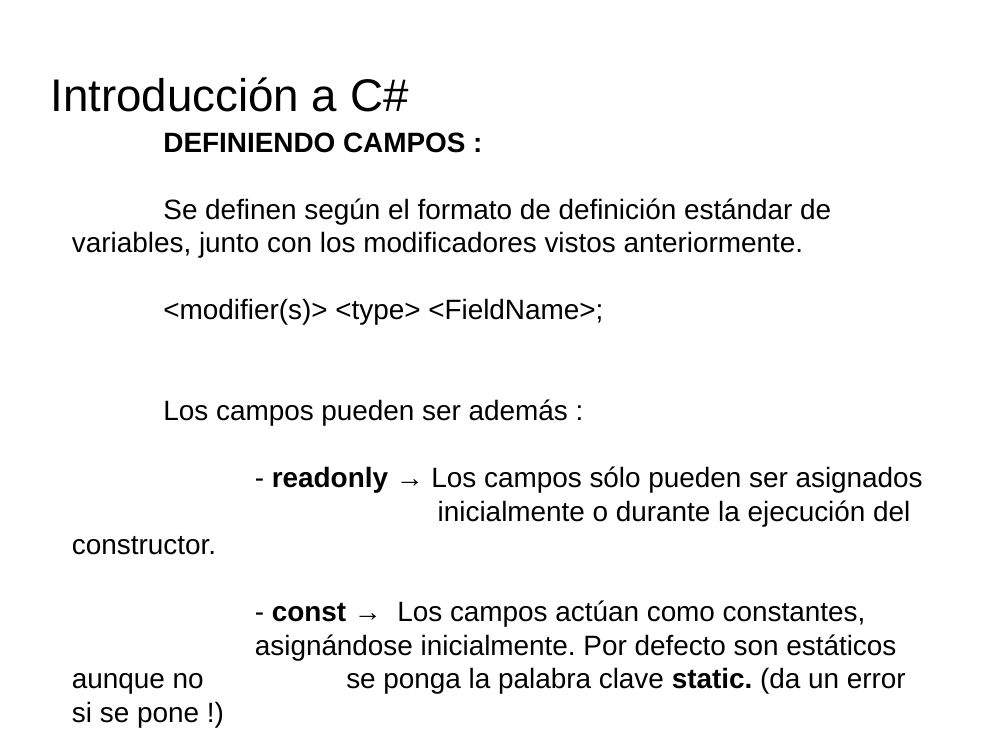
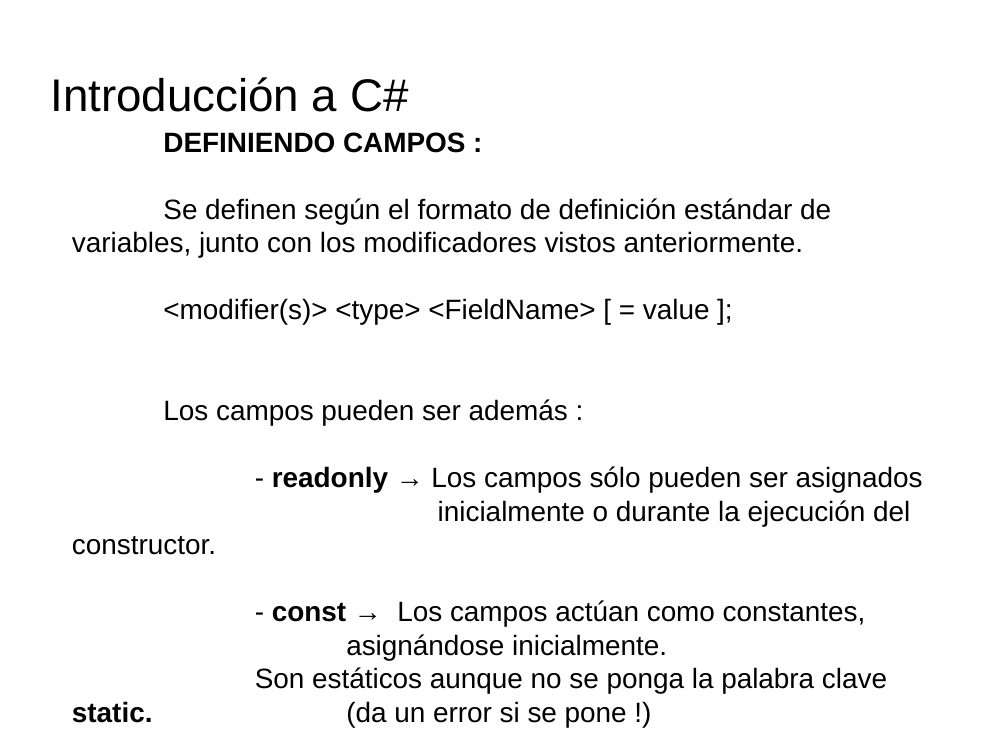
Before and after one commit to videojuegos-abastos/PMV, a slide deck: slide 3 of te/Tema 4 (Chema)/t4.3.- Definiendo miembros de una clase.odp. Drawn at 1008x756 pixels with LibreOffice and Linux fonts; fonts in the diff are those of the drawing; background and template pictures are left out. Boxes give left, top, right and bottom in pixels: in the first picture for what was removed or moved away, otherwise in the second. Text is boxed around its words. In the diff, an @@ line names an element or a change of style, - is before the commit and + after.

```diff
--- a/te/Tema 4 (Chema)/t4.3.- Definiendo miembros de una clase.odp
+++ b/te/Tema 4 (Chema)/t4.3.- Definiendo miembros de una clase.odp
@@ title at (x1=72, y1=132, x2=923, y2=727): text changed @@
-DEFINIENDO CAMPOS :
-Se definen según el formato de definición estándar de variables, junto con los modificadores vistos anteriormente.
-<modifier(s)> <type> <FieldName>;
-Los campos pueden ser además :
-- readonly → Los campos sólo pueden ser asignados inicialmente o durante la ejecución del constructor.
-- const → Los campos actúan como constantes, asignándose inicialmente. Por defecto son estáticos aunque no se ponga la palabra clave static. (da un error si se pone !)
+DEFINIENDO CAMPOS :
+Se definen según el formato de definición estándar de variables, junto con los modificadores vistos anteriormente.
+<modifier(s)> <type> <FieldName> [ = value ];
+Los campos pueden ser además :
+- readonly → Los campos sólo pueden ser asignados inicialmente o durante la ejecución del constructor.
+- const → Los campos actúan como constantes, asignándose inicialmente.
+Son estáticos aunque no se ponga la palabra clave static. (da un error si se pone !)
```
Also in this commit, not shown: 10 other slides changed, 2 other files.
